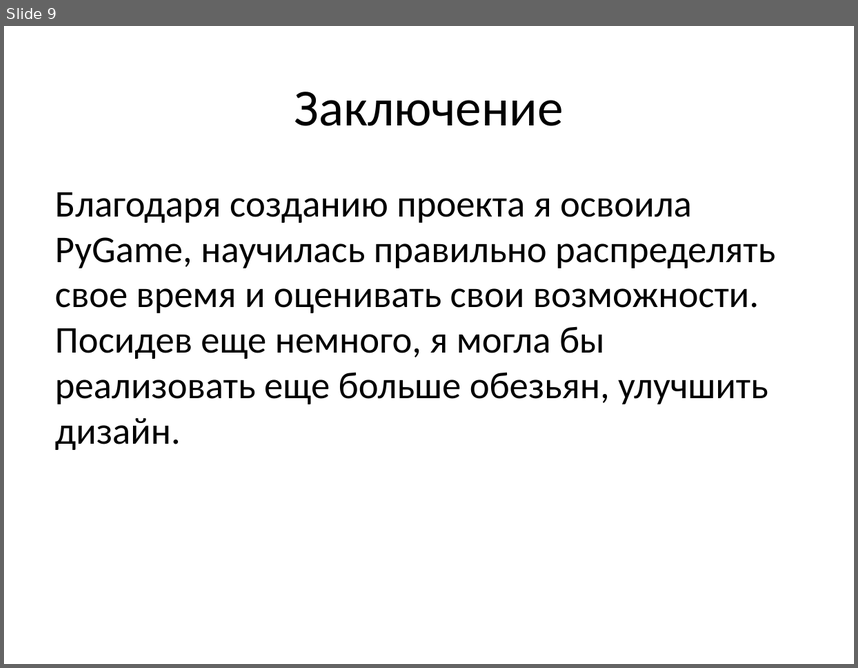
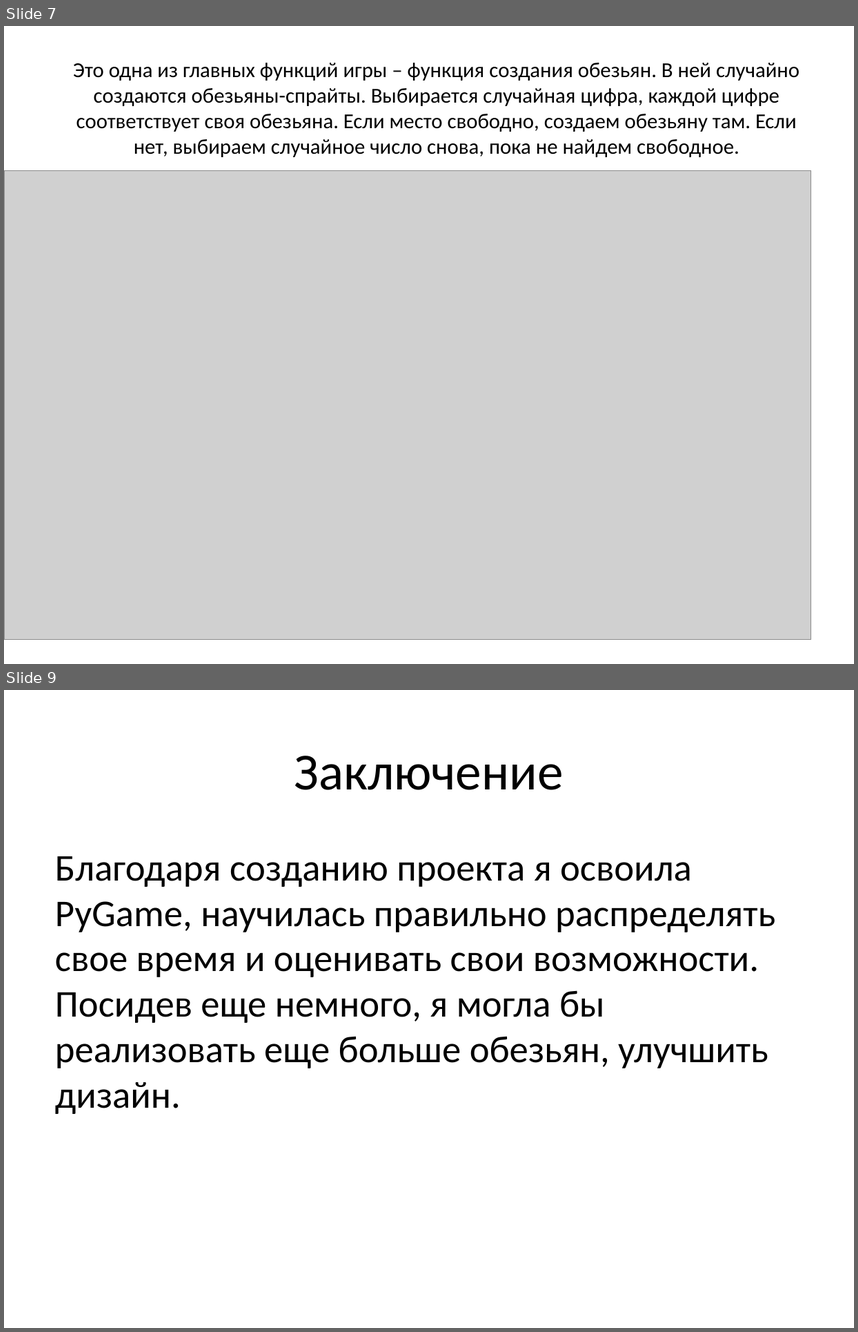
Before and after one commit to Vitalia2005/Hungry-Monkeys, a slide deck: презентация.pptx. Shown one above the other, each under a label of ours: slide 9 before the commit, slides 7 and 9 after it; the slides between them are not shown. The pictures are 858x668 and 858x1332 pixels, drawn with LibreOffice and Linux fonts; fonts in the diff are those of the drawing; grey boxes stand for pictures. Boxes give left, top, right and bottom in pixels: in the first picture for what was removed or moved away, otherwise in the second. Text is boxed around its words. In the diff, an @@ line names an element or a change of style, - is before the commit and + after.

```diff
--- a/презентация.pptx
+++ b/презентация.pptx
@@ slide 7 added at (4,26,854,664), background #FFFFFF @@
@@ title added at (73,63,800,157), 18 pt, text #000000 @@
+Это одна из главных функций игры – функция создания обезьян. В ней случайно создаются обезьяны-спрайты. Выбирается случайная цифра, каждой цифре соответствует своя обезьяна. Если место свободно, создаем обезьяну там. Если нет, выбираем случайное число снова, пока не найдем свободное.
@@ picture added at (4,170,811,639) @@
```
Also in this commit, not shown: 1 slide changed, 3 other slides added, 4 slides removed.
